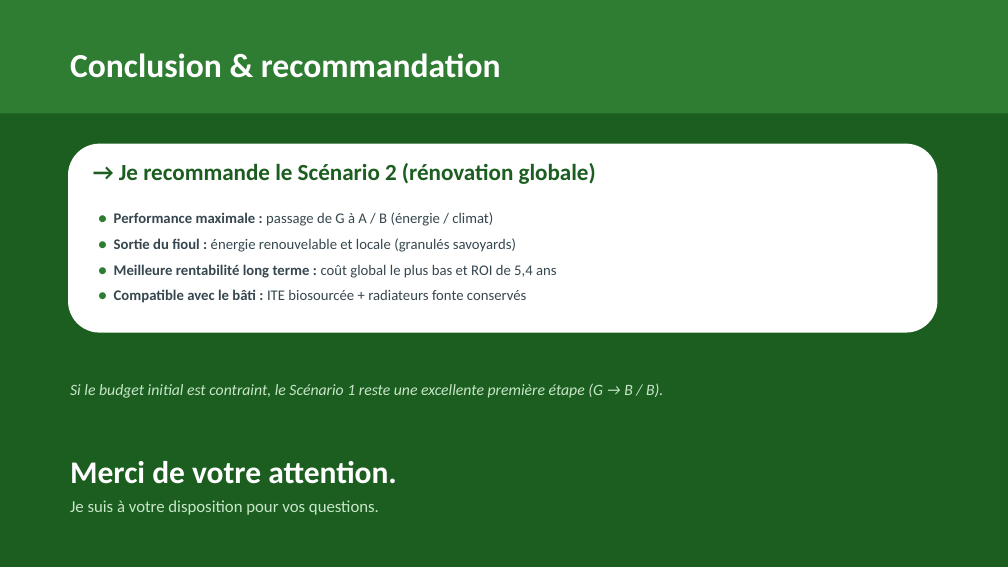
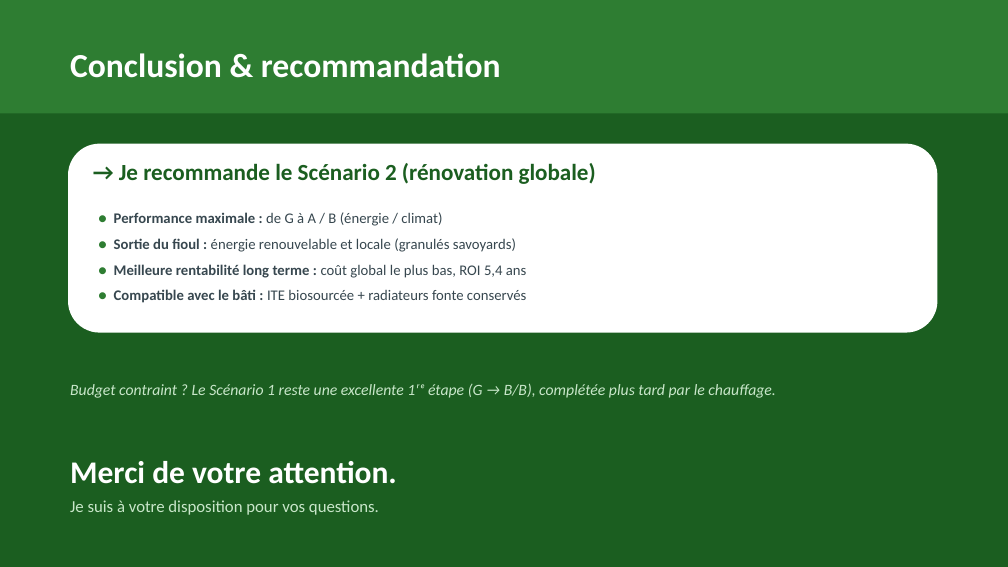
Before and after one commit to guigzT42/licence, a slide deck: slide 26 of Soutenance_Renovation_Saint-Jean-de-Chevelu.pptx (slide 21 before the commit). Drawn at 1008x567 pixels with LibreOffice and Linux fonts; fonts in the diff are those of the drawing. Boxes give left, top, right and bottom in pixels: in the first picture for what was removed or moved away, otherwise in the second. Text is boxed around its words. In the diff, an @@ line names an element or a change of style, - is before the commit and + after.

```diff
--- a/Soutenance_Renovation_Saint-Jean-de-Chevelu.pptx
+++ b/Soutenance_Renovation_Saint-Jean-de-Chevelu.pptx
@@ text at [114, 212, 442, 226]: text changed @@
-● Performance maximale : passage de G à A / B (énergie / climat)
+● Performance maximale : de G à A / B (énergie / climat)
@@ text at [114, 264, 527, 278]: text changed; bold on @@
-● Meilleure rentabilité long terme : coût global le plus bas et ROI de 5,4 ans
+● Meilleure rentabilité long terme : coût global le plus bas, ROI 5,4 ans
@@ text at [70, 383, 775, 398]: text changed @@
-Si le budget initial est contraint, le Scénario 1 reste une excellente première étape (G → B / B).
+Budget contraint ? Le Scénario 1 reste une excellente 1ʳᵉ étape (G → B/B), complétée plus tard par le chauffage.
```
Also in this commit, not shown: 20 other slides changed, 5 slides added, 38 other files.
